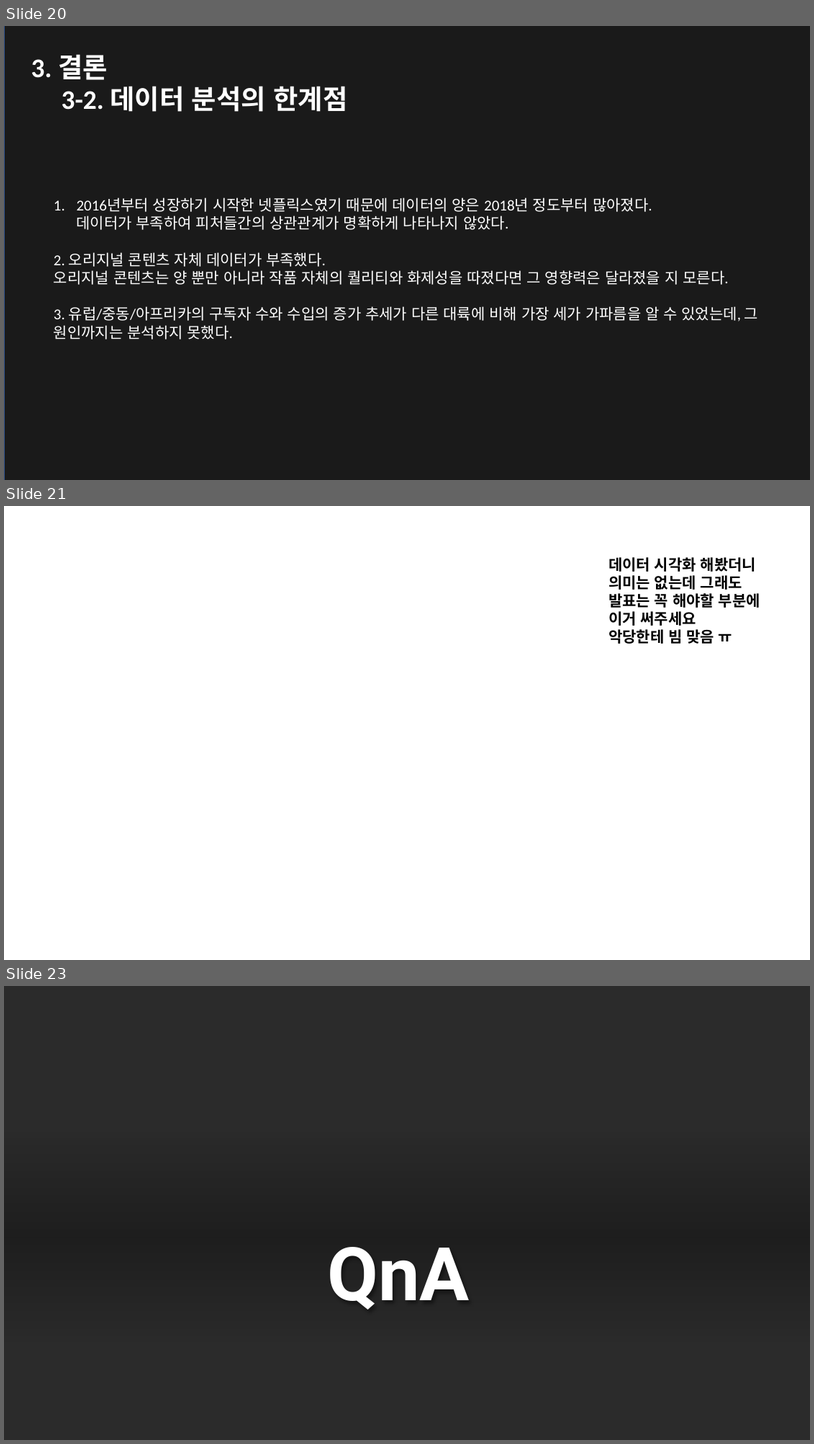
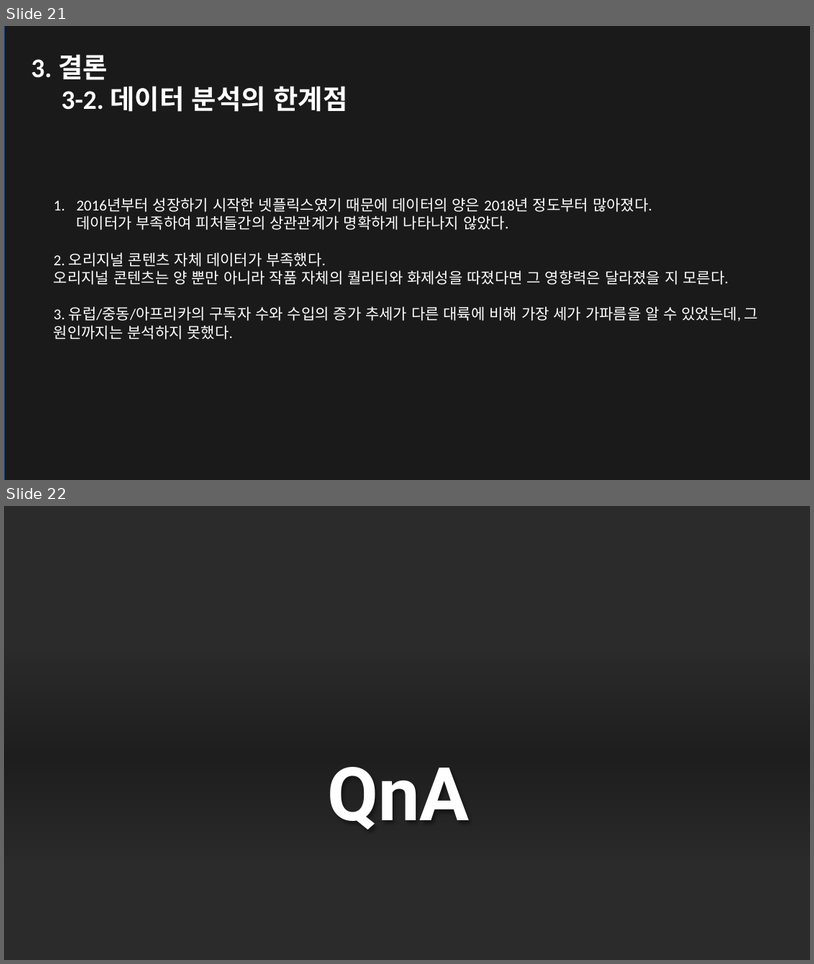
Before and after one commit to pjk7565/AIFFEL_Datathon, a slide deck: weddingpeach_speech_finish.pptx. Shown one above the other, each under a label of ours: slides 20, 21 and 23 before the commit, slides 21 and 22 after it; the slides between them are not shown. The pictures are 814x1444 and 814x964 pixels, drawn with LibreOffice and Linux fonts; fonts in the diff are those of the drawing; background and template pictures are left out; a plain dark background stands for a picture behind light text. Boxes give left, top, right and bottom in pixels: in the first picture for what was removed or moved away, otherwise in the second. Text is boxed around its words. In the diff, an @@ line names an element or a change of style, - is before the commit and + after.

```diff
--- a/weddingpeach_speech_finish.pptx
+++ b/weddingpeach_speech_finish.pptx
@@ slide 21 removed at [4,506,810,960], background picture (left out) @@
@@ text removed at [609,557,761,644] @@
-데이터 시각화 해봤더니 의미는 없는데 그래도 발표는 꼭 해야할 부분에 이거 써주세요
-악당한테 빔 맞음 ㅠ
@@ what was slide 20 is now slide 21 @@
@@ what was slide 23 is now slide 22 @@
```
Also in this commit, not shown: 1 slide added, 1 other slide removed, 1 other file.
